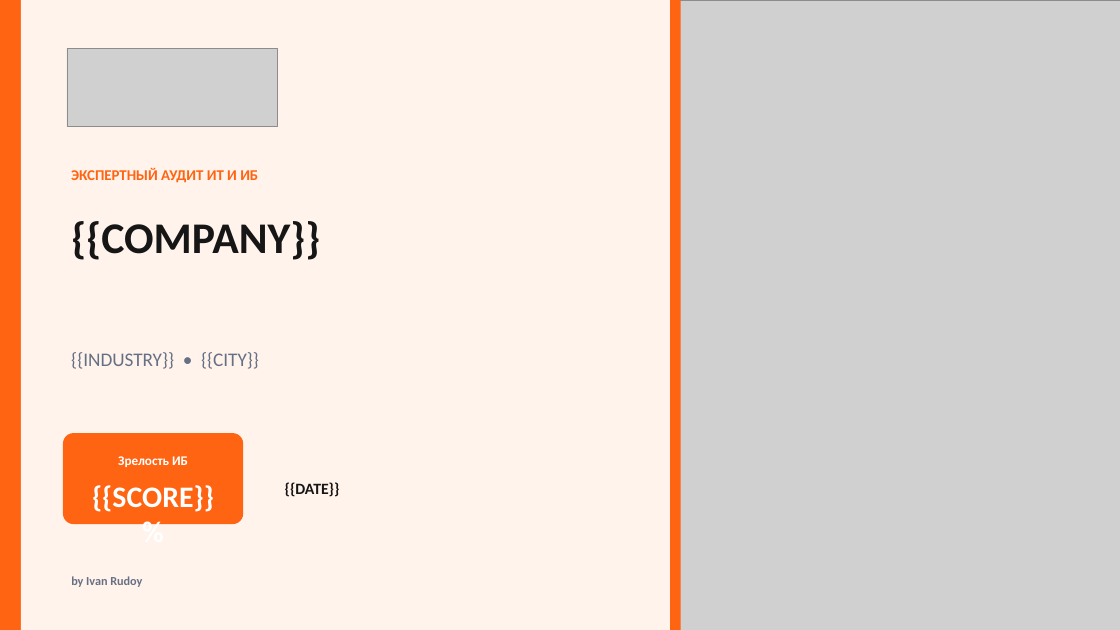
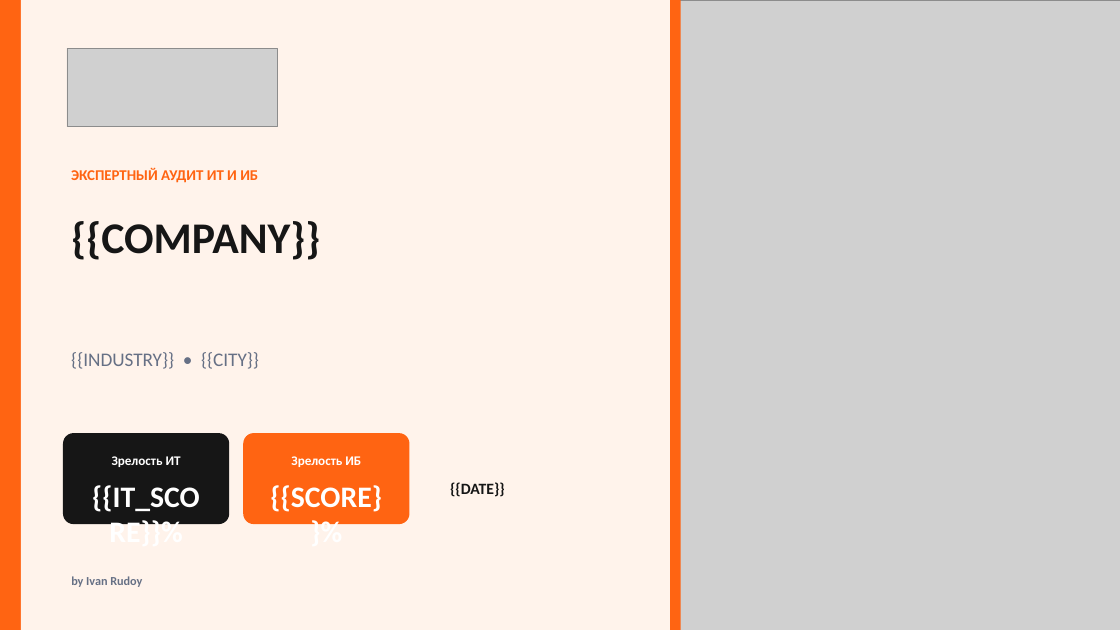
Before and after one commit to irudoy1982/Test, a slide deck: slide 1 of static/audit_presentation_khalil.pptx. Drawn at 1120x630 pixels with LibreOffice and Linux fonts; fonts in the diff are those of the drawing; grey boxes stand for pictures. Boxes give left, top, right and bottom in pixels: in the first picture for what was removed or moved away, otherwise in the second. Text is boxed around its words. In the diff, an @@ line names an element or a change of style, - is before the commit and + after.

```diff
--- a/static/audit_presentation_khalil.pptx
+++ b/static/audit_presentation_khalil.pptx
@@ rounded rectangle: place and size @@
-rounded rectangle at box(63, 434, 244, 524)
+rounded rectangle at box(63, 434, 229, 524)
@@ rounded rectangle at box(63, 434, 229, 524): fill #FF6412 to #161616 @@
@@ rounded rectangle added at box(244, 434, 410, 524), fill #FF6412 @@
@@ text "Зрелость ИБ": place and size @@
-text "Зрелость ИБ" at box(118, 456, 188, 467)
+text "Зрелость ИБ" at box(291, 456, 361, 467)
@@ text added at box(112, 456, 181, 467), 11.2 pt, text #FFFFFF, bold @@
+Зрелость ИТ
@@ text "{{SCORE}}%" rewrapped from box(92, 485, 214, 512) to box(257, 474, 396, 513) @@
@@ text "{{DATE}}": place and size @@
-text "{{DATE}}" at box(285, 482, 340, 497)
+text "{{DATE}}" at box(450, 482, 505, 497)
@@ text added at box(92, 485, 382, 512), 25.5 pt, text #FFFFFF, bold @@
+{{IT_SCORE}}%
```
Also in this commit, not shown: 3 other slides changed, 9 other files.
